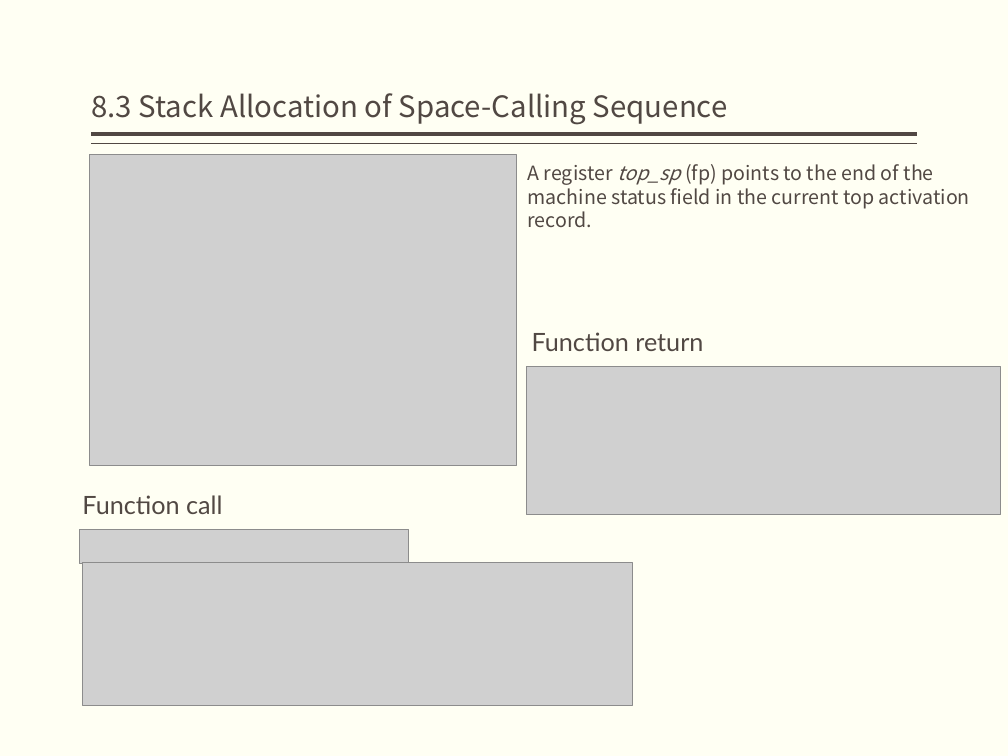
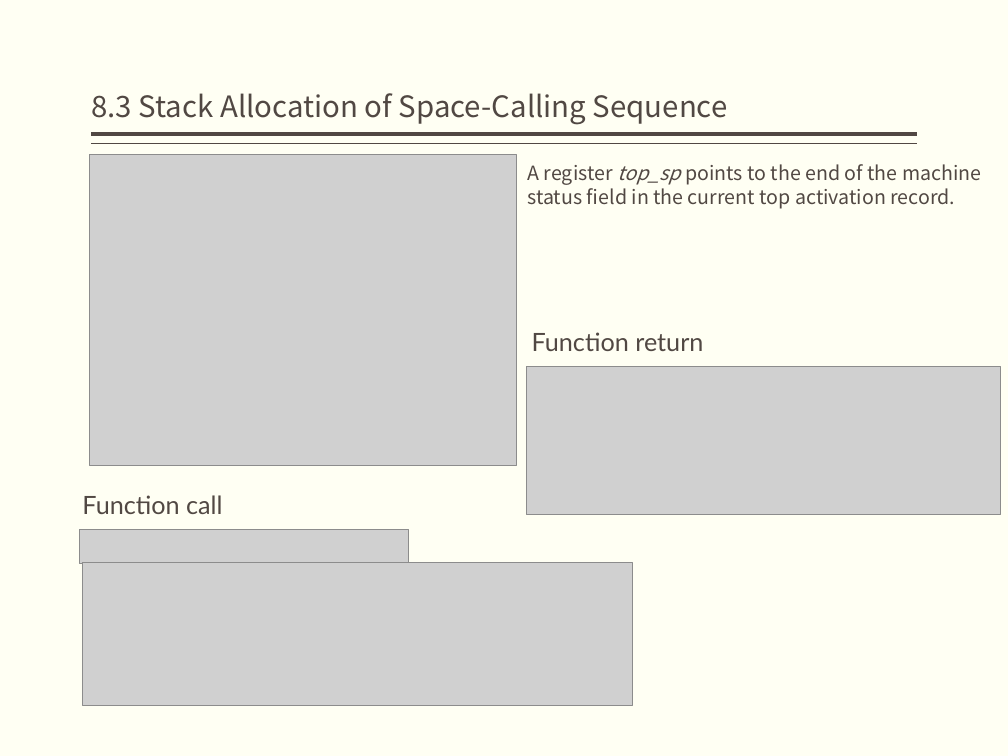
Before and after one commit to jz81/jz81.github.io, a slide deck: slide 21 of course/compiler/lecture/(Spring2020)Lecture8.pptx. Drawn at 1008x756 pixels with LibreOffice and Linux fonts; fonts in the diff are those of the drawing; grey boxes stand for pictures. Boxes give left, top, right and bottom in pixels: in the first picture for what was removed or moved away, otherwise in the second. Text is boxed around its words. In the diff, an @@ line names an element or a change of style, - is before the commit and + after.

Commit message:
revise

```diff
--- a/course/compiler/lecture/(Spring2020)Lecture8.pptx
+++ b/course/compiler/lecture/(Spring2020)Lecture8.pptx
@@ text at bbox=[528, 164, 981, 209]: text changed @@
-A register top_sp (fp) points to the end of the machine status field in the current top activation record.
+A register top_sp points to the end of the machine status field in the current top activation record.
```
Also in this commit, not shown: 1 other slide changed.
